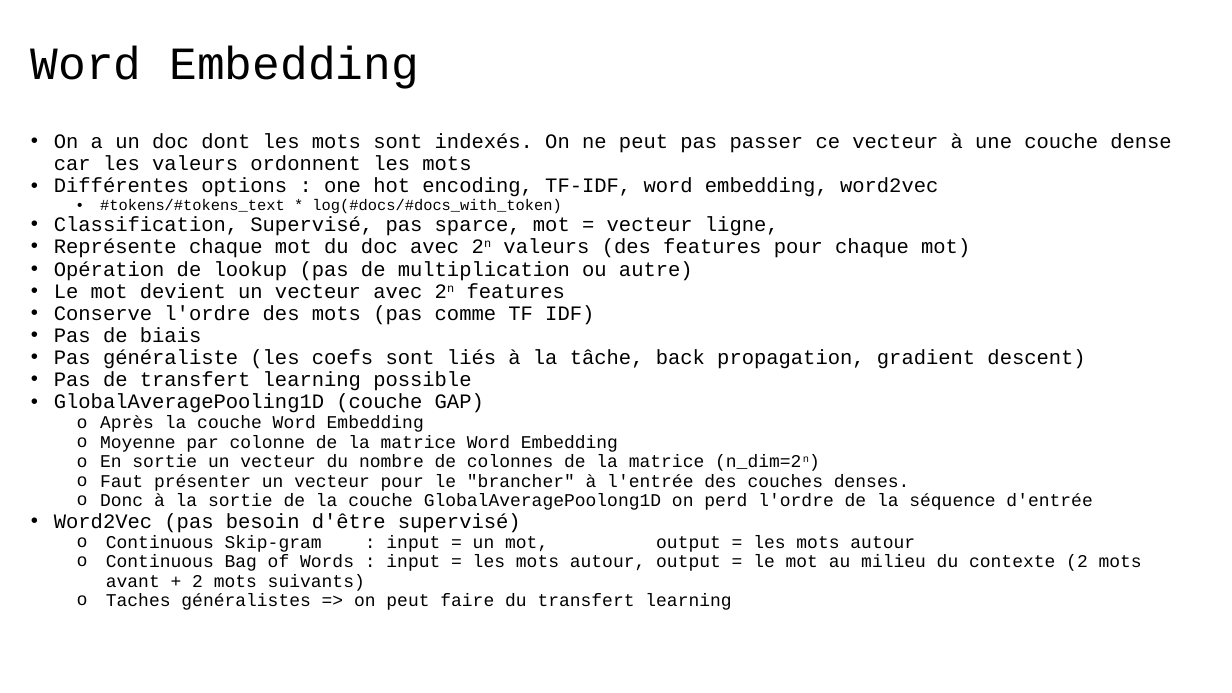
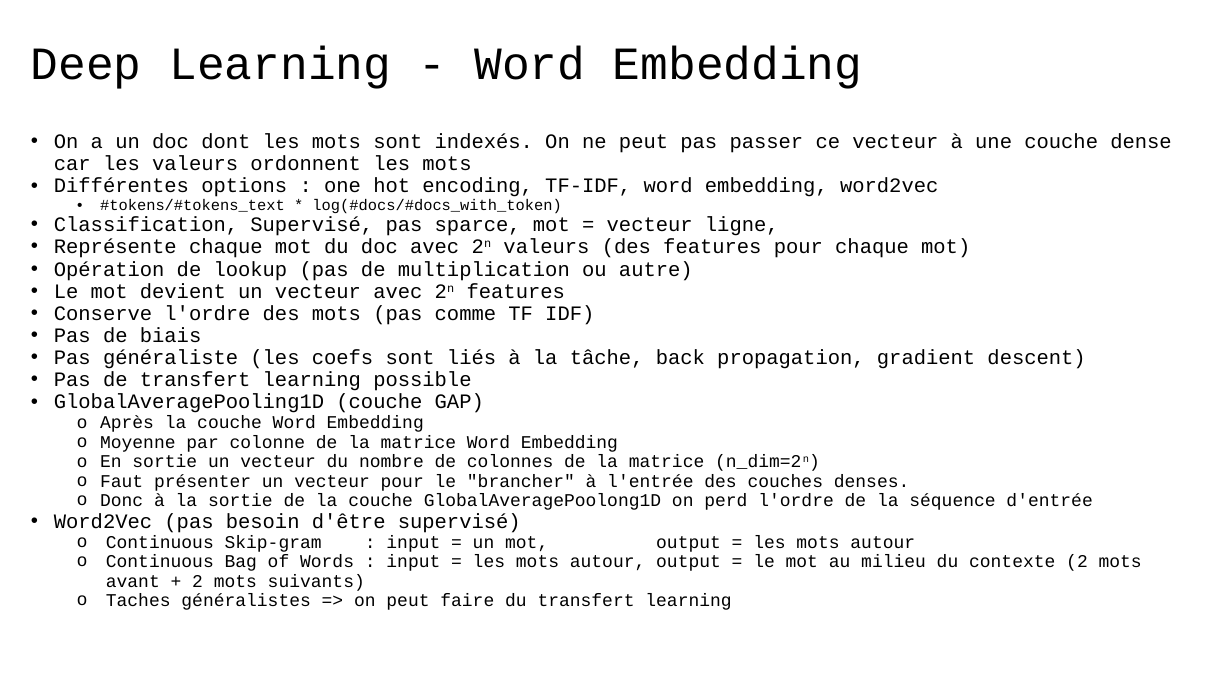
Before and after one commit to 40tude/fullstack_mars_2024, a slide deck: slide 25 of 12_assets/course_review.pptx (slide 10 before the commit). Drawn at 1232x693 pixels with LibreOffice and Linux fonts; fonts in the diff are those of the drawing. Boxes give left, top, right and bottom in pixels: in the first picture for what was removed or moved away, otherwise in the second. Text is boxed around its words. In the diff, an @@ line names an element or a change of style, - is before the commit and + after.

```diff
--- a/12_assets/course_review.pptx
+++ b/12_assets/course_review.pptx
@@ title at [31,46,862,89]: text changed @@
-Word Embedding
+Deep Learning - Word Embedding
```
Also in this commit, not shown: 11 other slides changed, 16 slides added, 1 slide removed, 18 other files.
